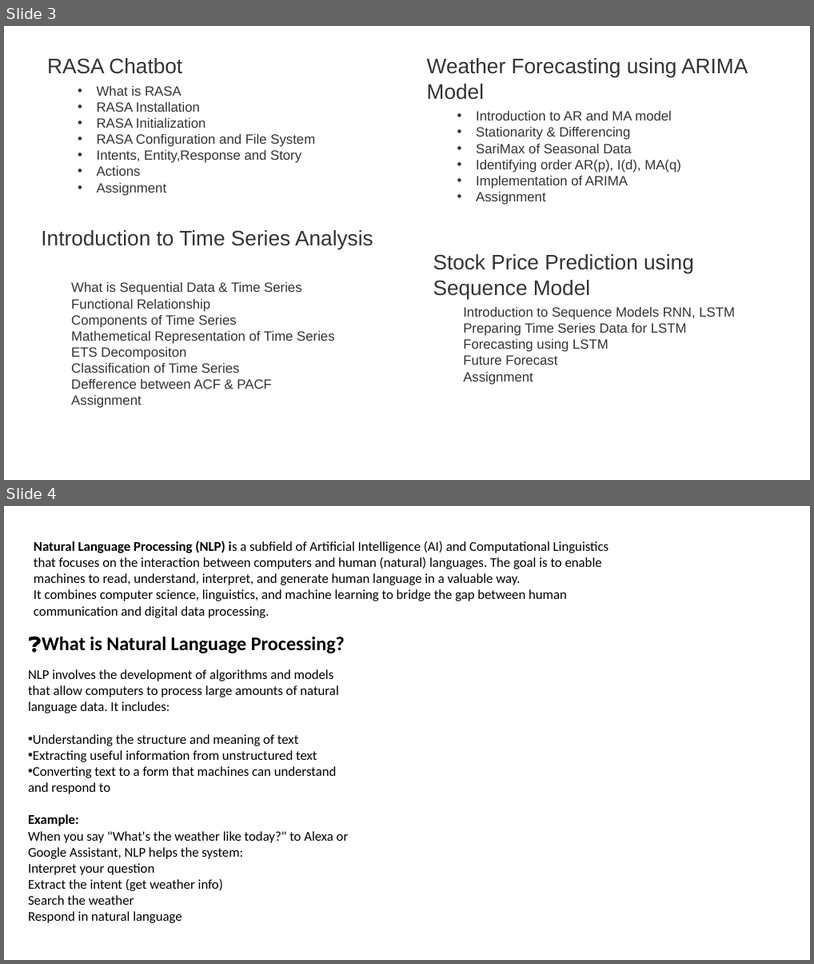
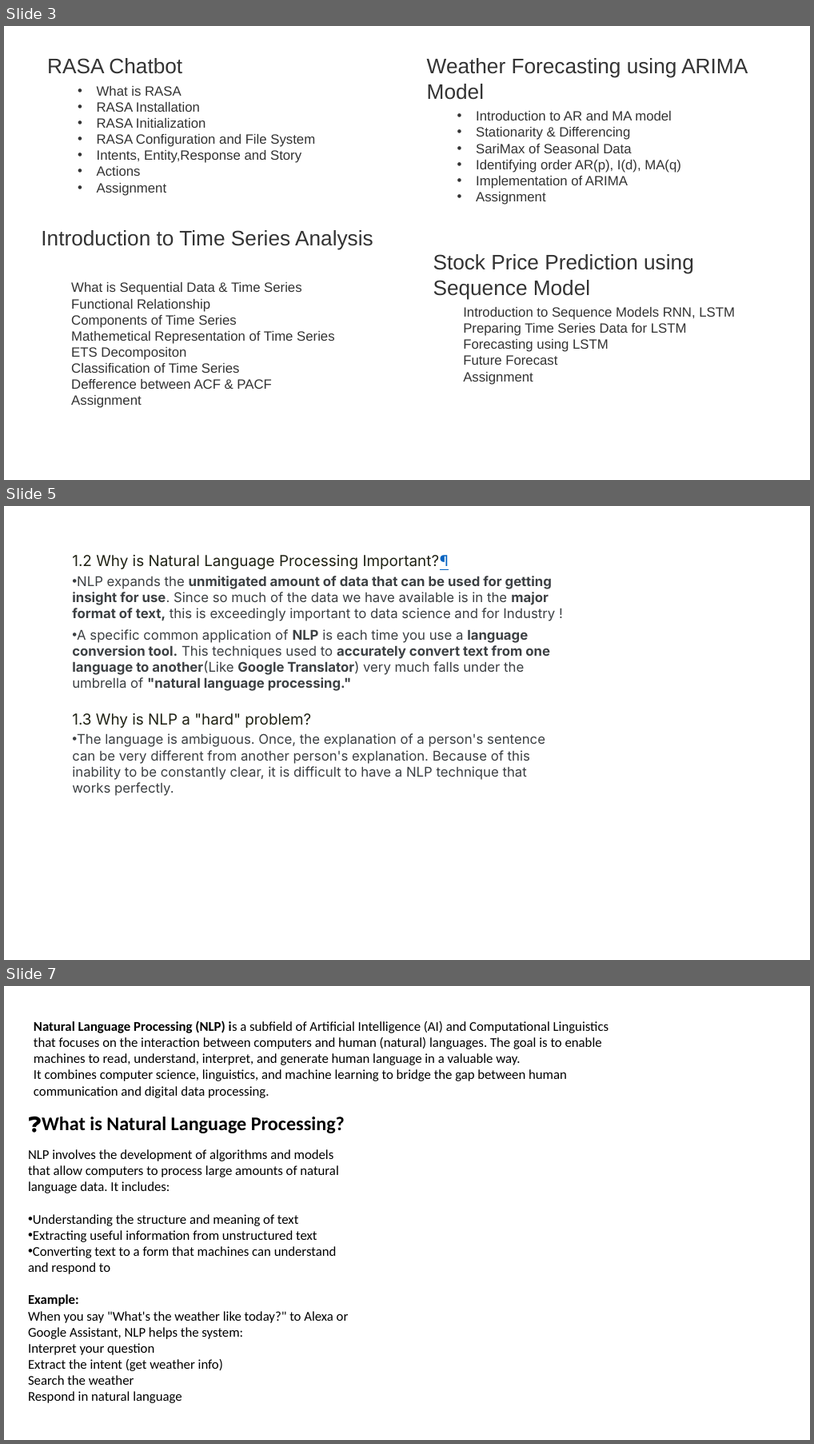
Before and after one commit to shahil04/ds_materials, a slide deck: 9.Deep_learning/class_11.0_NLP_text_preprocessing_.pptx. Shown one above the other, each under a label of ours: slides 3 and 4 before the commit, slides 3, 5 and 7 after it; the slides between them are not shown. The pictures are 814x964 and 814x1444 pixels, drawn with LibreOffice and Linux fonts; fonts in the diff are those of the drawing. Boxes give left, top, right and bottom in pixels: in the first picture for what was removed or moved away, otherwise in the second. Text is boxed around its words. In the diff, an @@ line names an element or a change of style, - is before the commit and + after.

```diff
--- a/9.Deep_learning/class_11.0_NLP_text_preprocessing_.pptx
+++ b/9.Deep_learning/class_11.0_NLP_text_preprocessing_.pptx
@@ slide 5 added at [4,506,810,960], background #FFFFFF @@
@@ text added at [72,555,555,796], 16 pt, text #3C4043 @@
+1.2 Why is Natural Language Processing Important?¶
+• NLP expands the unmitigated amount of data that can be used for getting insight for use. Since so much of the data we have available is in the major format of text, this is exceedingly important to data science and for Industry !
+• A specific common application of NLP is each time you use a language conversion tool. This techniques used to accurately convert text from one language to another(Like Google Translator) very much falls under the umbrella of "natural language processing."
+1.3 Why is NLP a "hard" problem?
+• The language is ambiguous. Once, the explanation of a person's sentence can be very different from another person's explanation. Because of this inability to be constantly clear, it is difficult to have a NLP technique that works perfectly.
@@ what was slide 4 is now slide 7 @@
```
Also in this commit, not shown: 1 slide changed, 16 other slides added, 1 slide removed, 4 other files.
